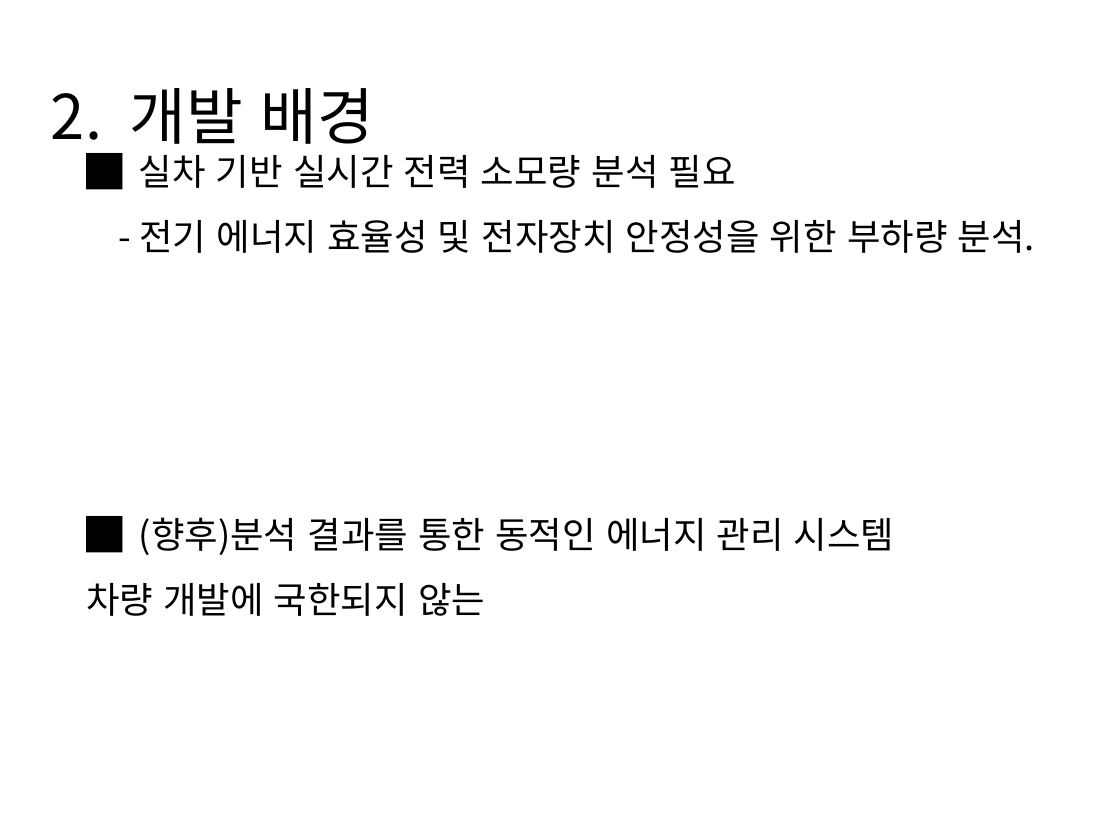
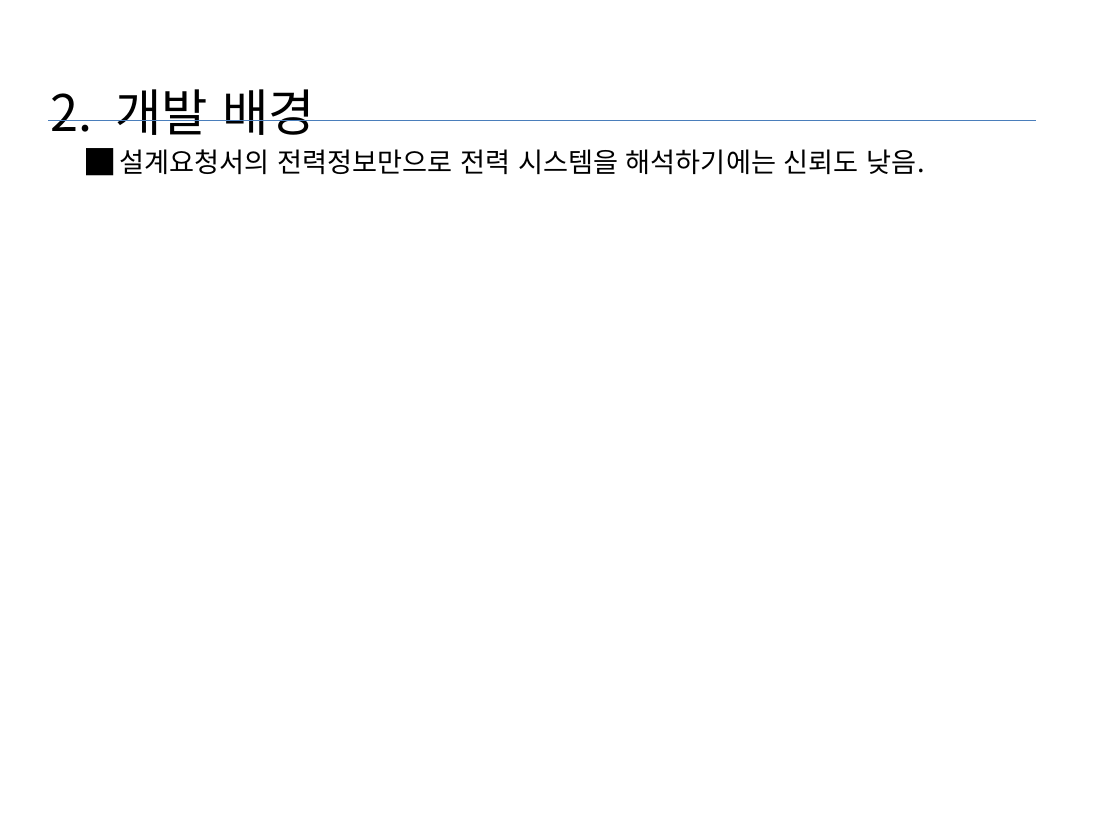
Before and after one commit to arith3/scv, a slide deck: slide 6 of 프레젠테이션1.pptx (slide 4 before the commit). Drawn at 1120x840 pixels with LibreOffice and Linux fonts; fonts in the diff are those of the drawing. Boxes give left, top, right and bottom in pixels: in the first picture for what was removed or moved away, otherwise in the second. Text is boxed around its words. In the diff, an @@ line names an element or a change of style, - is before the commit and + after.

```diff
--- a/프레젠테이션1.pptx
+++ b/프레젠테이션1.pptx
@@ title "2. 개발 배경" at <box>51,89,315,135</box>: size 39.6 to 32.4 pt @@
@@ line added from (48, 120) to (1036, 120), #4B7EBC 0.75 pt @@
@@ text at <box>119,149,926,174</box>: text changed; size 23.4 to 17.6 pt @@
-█ 실차 기반 실시간 전력 소모량 분석 필요
-- 전기 에너지 효율성 및 전자장치 안정성을 위한 부하량 분석.
+█ 설계요청서의 전력정보만으로 전력 시스템을 해석하기에는 신뢰도 낮음.
@@ text removed at <box>86,517,894,616</box> @@
-█ (향후)분석 결과를 통한 동적인 에너지 관리 시스템
-차량 개발에 국한되지 않는
```
Also in this commit, not shown: 1 other slide changed, 2 slides added.
